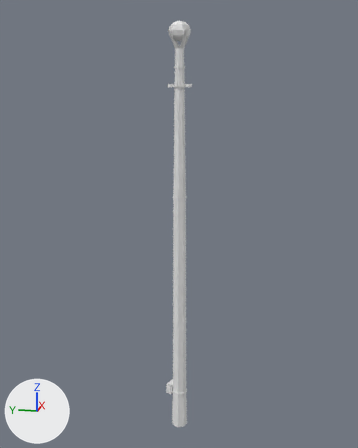
An edit to the Blender file assets/blender/tour.blend, drawn before and after from the same camera.
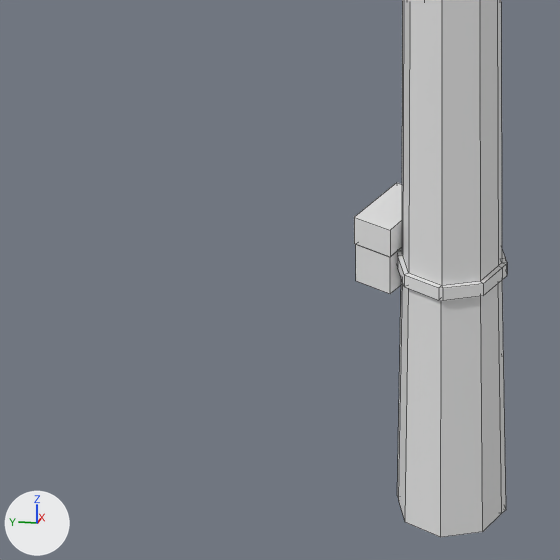
There are two pictures of each version: one whole from a 50 mm lens placed at (-56.74, -11.28, 30.54), pointed at (0.55, 0.18, 16.21), one close up on the part from 33% to 54% of the width and 79% to 96% of the height. Every picture has the same lights, and +X, +Y and +Z are marked at lower left. The first two pictures are the older version. The close-ups show mesh edges as thin lines.
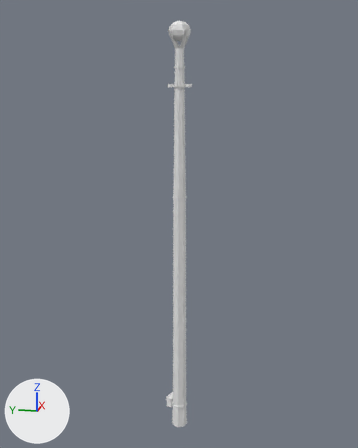
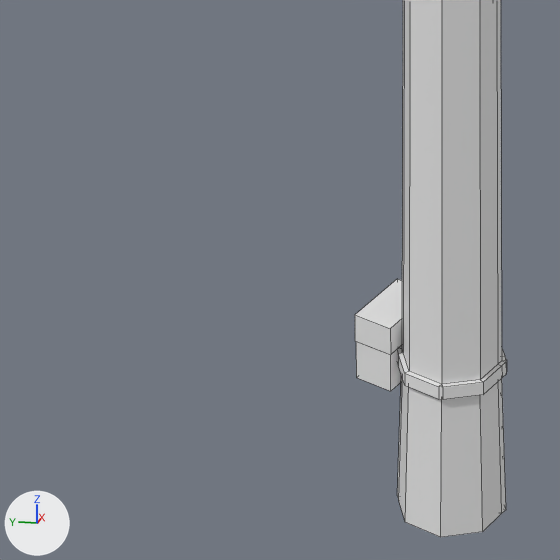
Pixel boxes (x1, y1, x2, y2) of what changed, in the close-ups (560 x 560 px; the box of a moved part takes in the faces that stretch with it):
'Cylinder', reshaped: before (354, 0, 507, 537); after (355, 0, 507, 537)
part 1 of me_cylinder, moved or reshaped: before (354, 183, 402, 294); after (355, 279, 402, 391)
part 2 of me_cylinder, moved or reshaped: (397, 0, 507, 519) in both

The change, as a diff of the scene's bpy script:
```diff
--- a/assets/blender/tour.blend.py
+++ b/assets/blender/tour.blend.py
@@ me_cylinder @@
 me_cylinder.from_pydata(...)  # 333 vertices, 366 faces; spans x -1.2..1.2, y -1.4..1.8, z -10.8..39.1
 # used by ob_cylinder; location = (0.0, 0.0, 0.0)
+# me_cylinder part 1: the loose piece of 16 vertices spanning x -0.3..1.2, y 0.5..1.8, z -6.5..-5.3 is moved by (0.0, 0.0, -2.0)
+# me_cylinder part 2: 56 of the vertices in x -1.0..1.0, y -1.0..1.0, z -6.1..-5.8 are moved by (0.0, 0.0, -2.0)
 me_cylinder.materials.append(mat_material_001)
```
